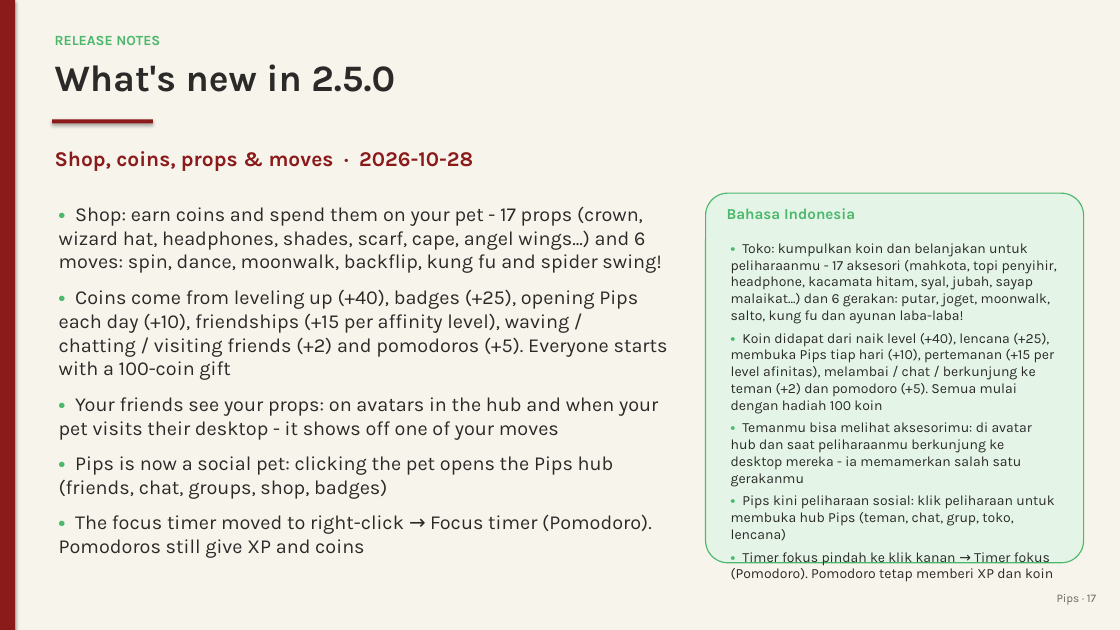
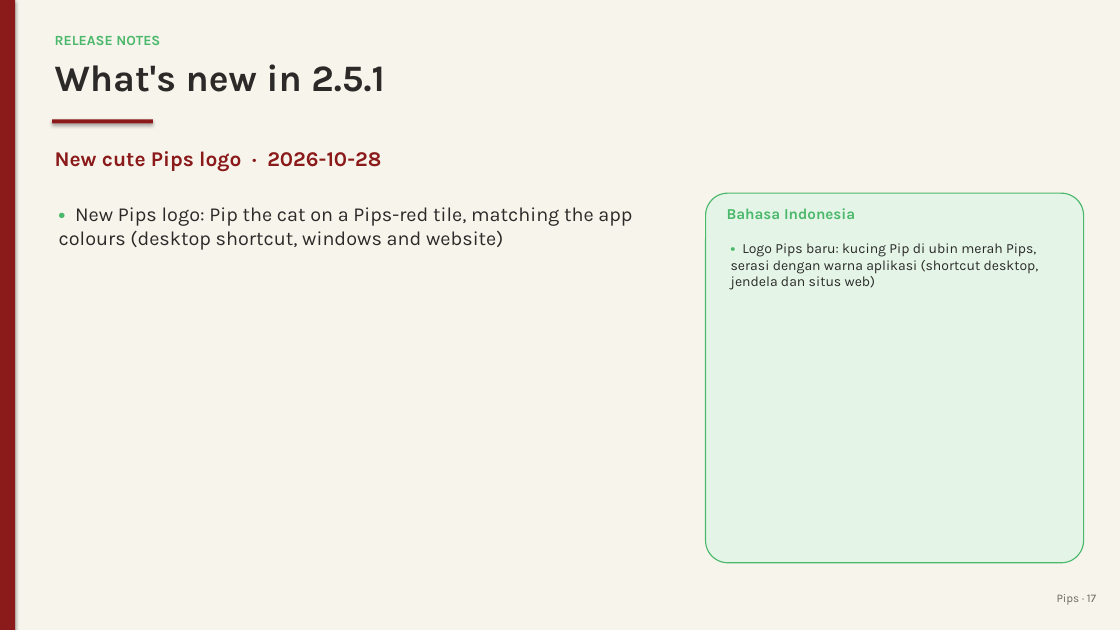
Before and after one commit to juw12/projects, a slide deck: slide 17 of apps/pips/web/download/Pips-Guide.pptx. Drawn at 1120x630 pixels with LibreOffice and Linux fonts; fonts in the diff are those of the drawing. Boxes give left, top, right and bottom in pixels: in the first picture for what was removed or moved away, otherwise in the second. Text is boxed around its words. In the diff, an @@ line names an element or a change of style, - is before the commit and + after.

Commit message:
pips 2.5.1: New cute Pips logo

```diff
--- a/apps/pips/web/download/Pips-Guide.pptx
+++ b/apps/pips/web/download/Pips-Guide.pptx
@@ text at (55, 64, 385, 92): text changed @@
-What's new in 2.5.0
+What's new in 2.5.1
@@ text at (55, 151, 381, 172): text changed @@
-Shop, coins, props & moves · 2026-10-28
+New cute Pips logo · 2026-10-28
@@ text at (59, 207, 632, 250): text changed @@
-• Shop: earn coins and spend them on your pet - 17 props (crown, wizard hat, headphones, shades, scarf, cape, angel wings...) and 6 moves: spin, dance, moonwalk, backflip, kung fu and spider swing!
-• Coins come from leveling up (+40), badges (+25), opening Pips each day (+10), friendships (+15 per affinity level), waving / chatting / visiting friends (+2) and pomodoros (+5). Everyone starts with a 100-coin gift
-• Your friends see your props: on avatars in the hub and when your pet visits their desktop - it shows off one of your moves
-• Pips is now a social pet: clicking the pet opens the Pips hub (friends, chat, groups, shop, badges)
-• The focus timer moved to right-click → Focus timer (Pomodoro). Pomodoros still give XP and coins
+• New Pips logo: Pip the cat on a Pips-red tile, matching the app colours (desktop shortcut, windows and website)
@@ text at (731, 243, 1039, 290): text changed @@
-• Toko: kumpulkan koin dan belanjakan untuk peliharaanmu - 17 aksesori (mahkota, topi penyihir, headphone, kacamata hitam, syal, jubah, sayap malaikat...) dan 6 gerakan: putar, joget, moonwalk, salto, kung fu dan ayunan laba-laba!
-• Koin didapat dari naik level (+40), lencana (+25), membuka Pips tiap hari (+10), pertemanan (+15 per level afinitas), melambai / chat / berkunjung ke teman (+2) dan pomodoro (+5). Semua mulai dengan hadiah 100 koin
-• Temanmu bisa melihat aksesorimu: di avatar hub dan saat peliharaanmu berkunjung ke desktop mereka - ia memamerkan salah satu gerakanmu
-• Pips kini peliharaan sosial: klik peliharaan untuk membuka hub Pips (teman, chat, grup, toko, lencana)
-• Timer fokus pindah ke klik kanan → Timer fokus (Pomodoro). Pomodoro tetap memberi XP dan koin
+• Logo Pips baru: kucing Pip di ubin merah Pips, serasi dengan warna aplikasi (shortcut desktop, jendela dan situs web)
```
Also in this commit, not shown: 2 other slides changed, 11 other files.
